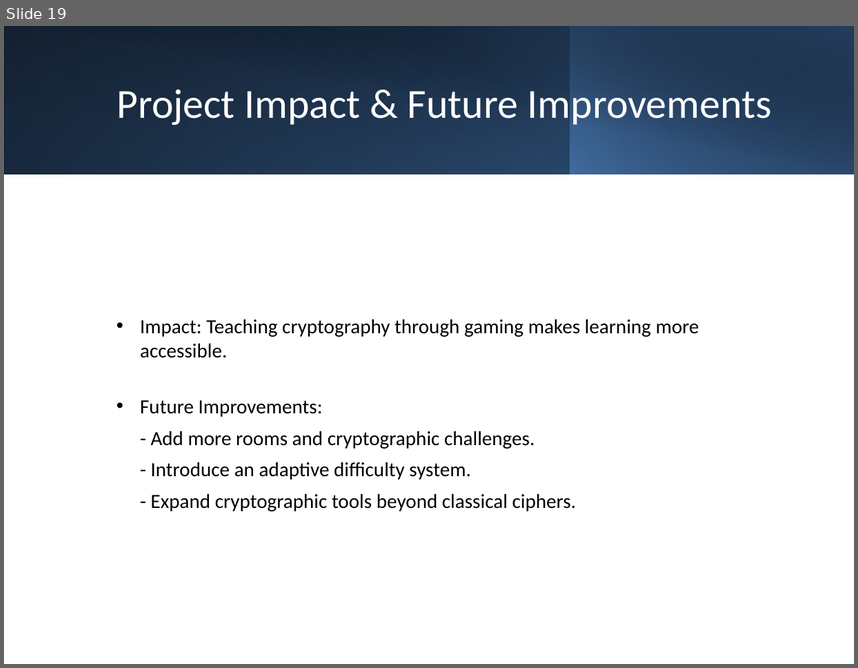
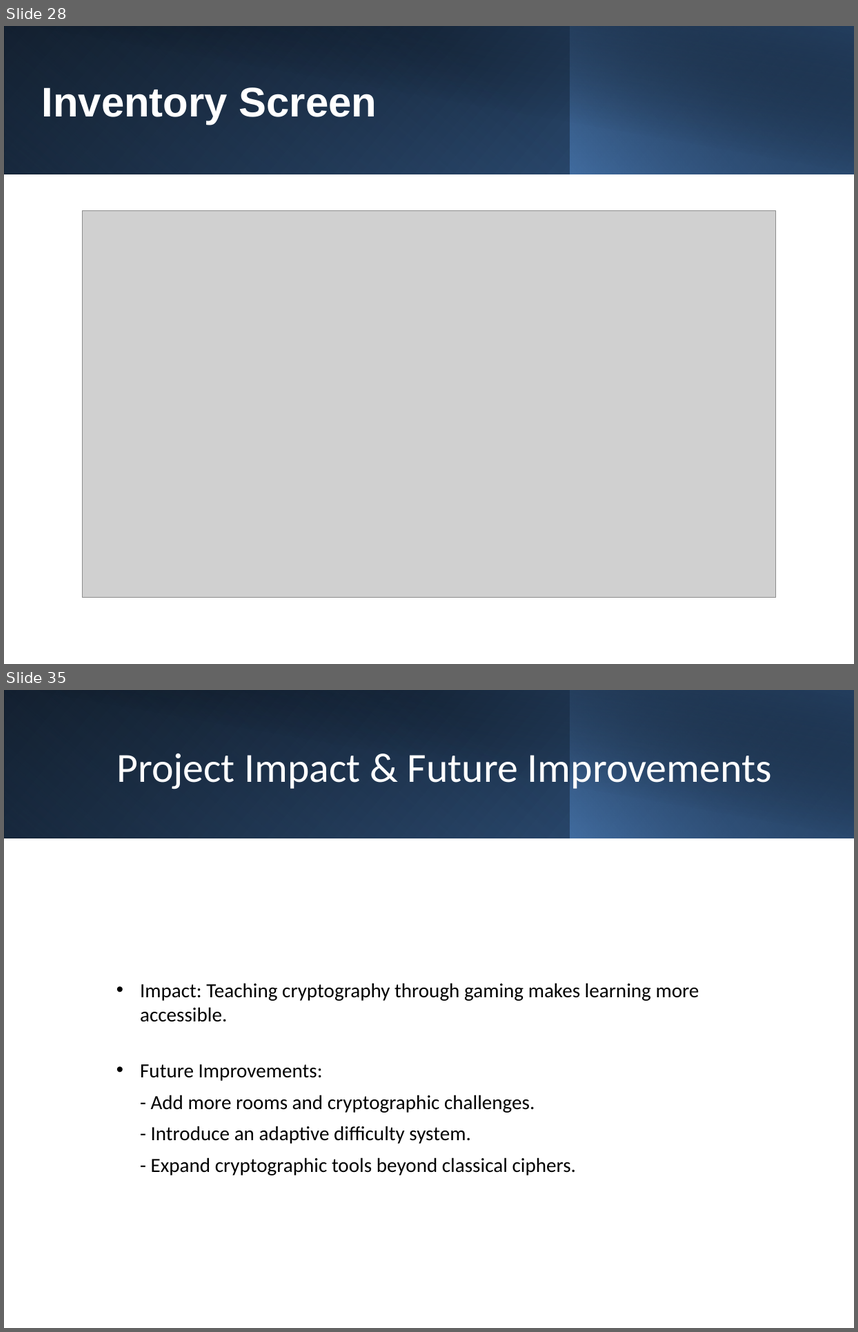
Before and after one commit to Firas-amaria/FinalProject-CryptoGame, a slide deck: enigma_academy_presentation.pptx. Shown one above the other, each under a label of ours: slide 19 before the commit, slides 28 and 35 after it; the slides between them are not shown. The pictures are 858x668 and 858x1332 pixels, drawn with LibreOffice and Linux fonts; fonts in the diff are those of the drawing; grey boxes stand for pictures. Boxes give left, top, right and bottom in pixels: in the first picture for what was removed or moved away, otherwise in the second. Text is boxed around its words. In the diff, an @@ line names an element or a change of style, - is before the commit and + after.

```diff
--- a/enigma_academy_presentation.pptx
+++ b/enigma_academy_presentation.pptx
@@ slide 28 added at (4,26,854,664), background #FFFFFF @@
@@ rectangle added at (4,26,854,174), fill gradient #000000 to #376092 @@
@@ rectangle added at (4,26,570,174), fill gradient #4F81BD to #254061 @@
@@ rectangle added at (36,26,854,175), fill gradient #000000 to #254061 @@
@@ rectangle added at (570,26,854,174), fill gradient #4F81BD to #000000 @@
@@ title added at (42,87,377,124), 35 pt, text #FFFFFF, bold @@
+Inventory Screen
@@ picture added at (82,210,776,597) @@
@@ what was slide 19 is now slide 35 @@
```
Also in this commit, not shown: 11 slides changed, 17 other slides added, 2 slides removed.
